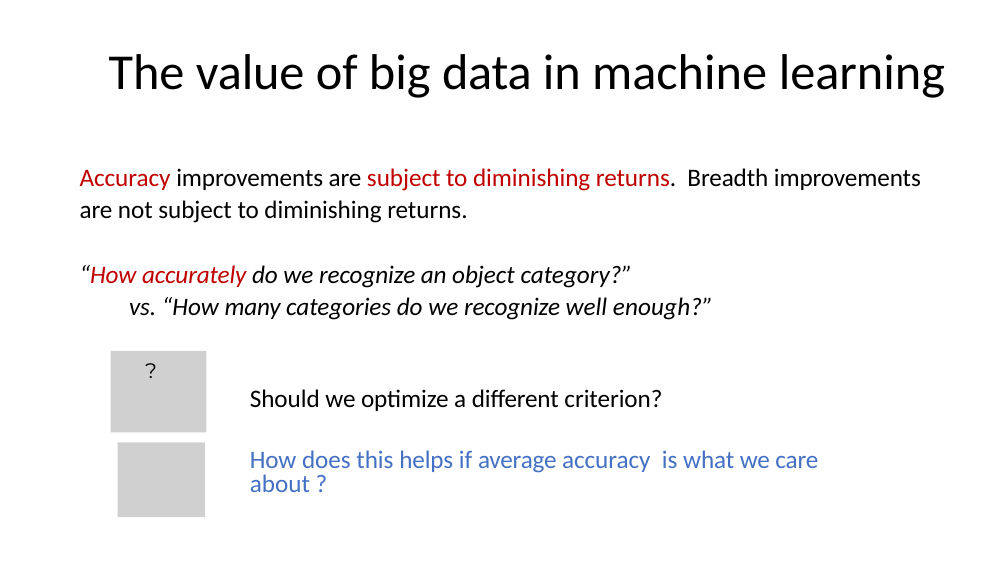
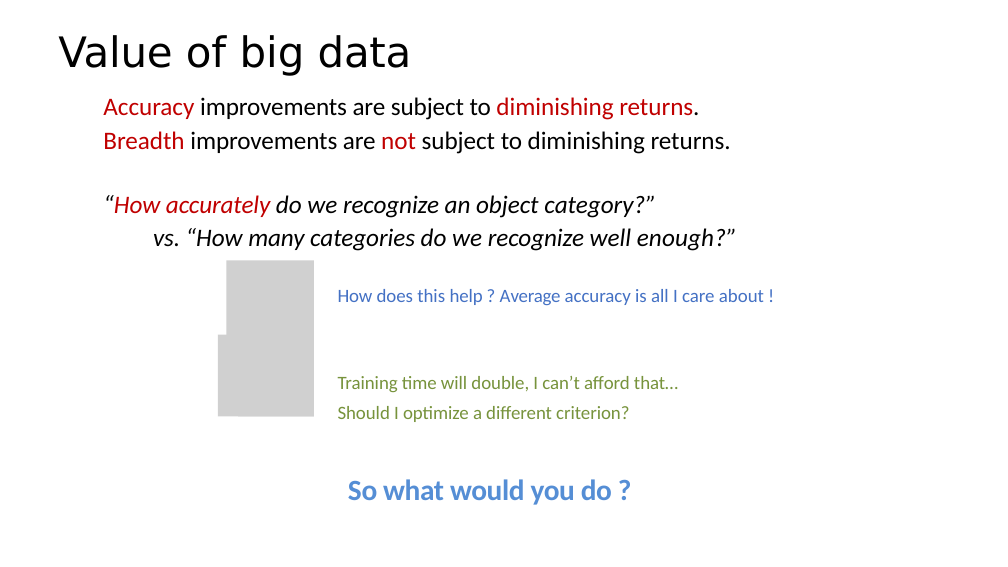
Before and after one commit to criteo-research/master-iasd, a slide deck: slide 28 of module3/session1/class1-part1-introduction.pptx (slide 30 before the commit). Drawn at 1008x567 pixels with LibreOffice and Linux fonts; fonts in the diff are those of the drawing; grey boxes stand for pictures. Boxes give left, top, right and bottom in pixels: in the first picture for what was removed or moved away, otherwise in the second. Text is boxed around its words. In the diff, an @@ line names an element or a change of style, - is before the commit and + after.

```diff
--- a/module3/session1/class1-part1-introduction.pptx
+++ b/module3/session1/class1-part1-introduction.pptx
@@ text at bbox=[58, 35, 412, 76]: text changed; size 48 to 40 pt; font Calibri to DejaVu Sans @@
-The value of big data in machine learning
+Value of big data
@@ text "Accuracy improvements are subject to ...": place and size @@
-text "Accuracy improvements are subject to ..." at bbox=[80, 168, 921, 492]
+text "Accuracy improvements are subject to ..." at bbox=[103, 97, 737, 251]
@@ text at bbox=[103, 97, 731, 154]: text changed @@
-Accuracy improvements are subject to diminishing returns. Breadth improvements are not subject to diminishing returns.
+Accuracy improvements are subject to diminishing returns.
+Breadth improvements are not subject to diminishing returns.
@@ picture: place and size @@
-picture at bbox=[118, 442, 205, 517]
+picture at bbox=[227, 260, 314, 335]
@@ text added at bbox=[338, 289, 764, 305], 18 pt, text #4471C4 @@
+How does this help ? Average accuracy is all I care about !
@@ picture: place and size @@
-picture at bbox=[110, 351, 206, 433]
+picture at bbox=[217, 335, 313, 417]
@@ picture: place and size @@
-picture at bbox=[130, 365, 205, 431]
+picture at bbox=[238, 350, 313, 417]
@@ text at bbox=[250, 389, 818, 492]: paragraphs removed @@
-?
-Should we optimize a different criterion?
-How does this helps if average accuracy is what we care about ?
@@ text added at bbox=[338, 376, 678, 422], 18 pt, text #77933C @@
+Training time will double, I can’t afford that…
+Should I optimize a different criterion?
@@ text added at bbox=[348, 479, 612, 505], 28 pt, text #558ED5, bold @@
+So what would you do ?
```
Also in this commit, not shown: 8 other slides changed, 10 slides added, 14 slides removed, 3 other files.
